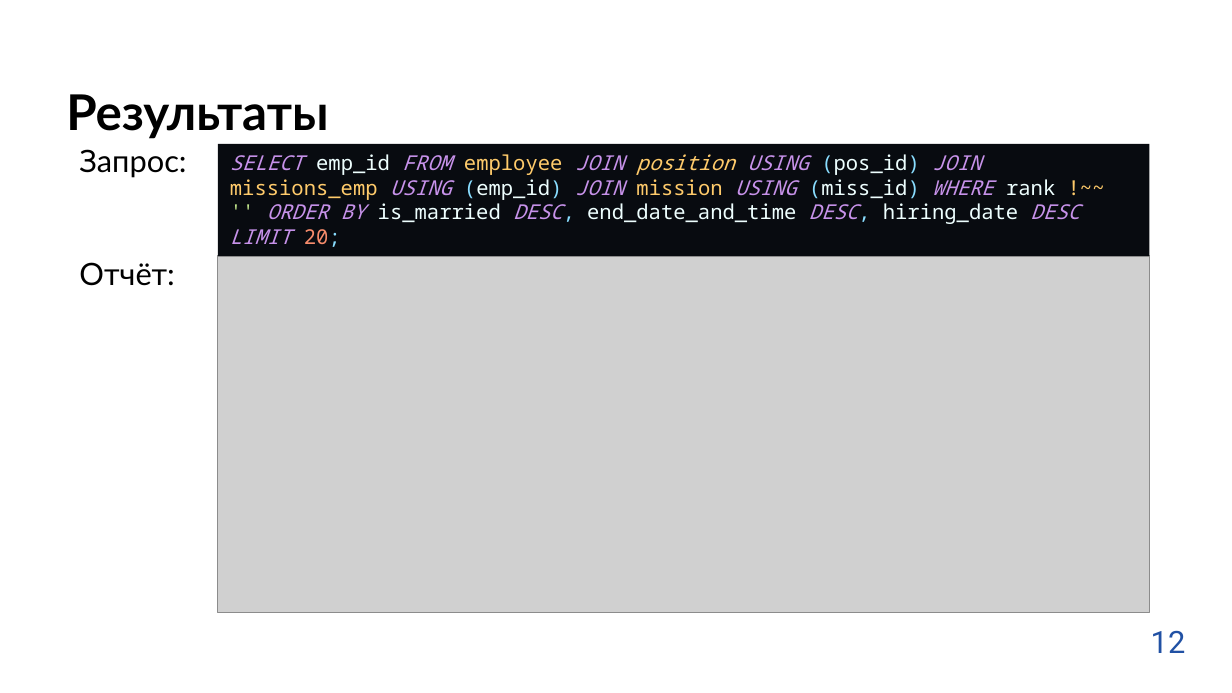
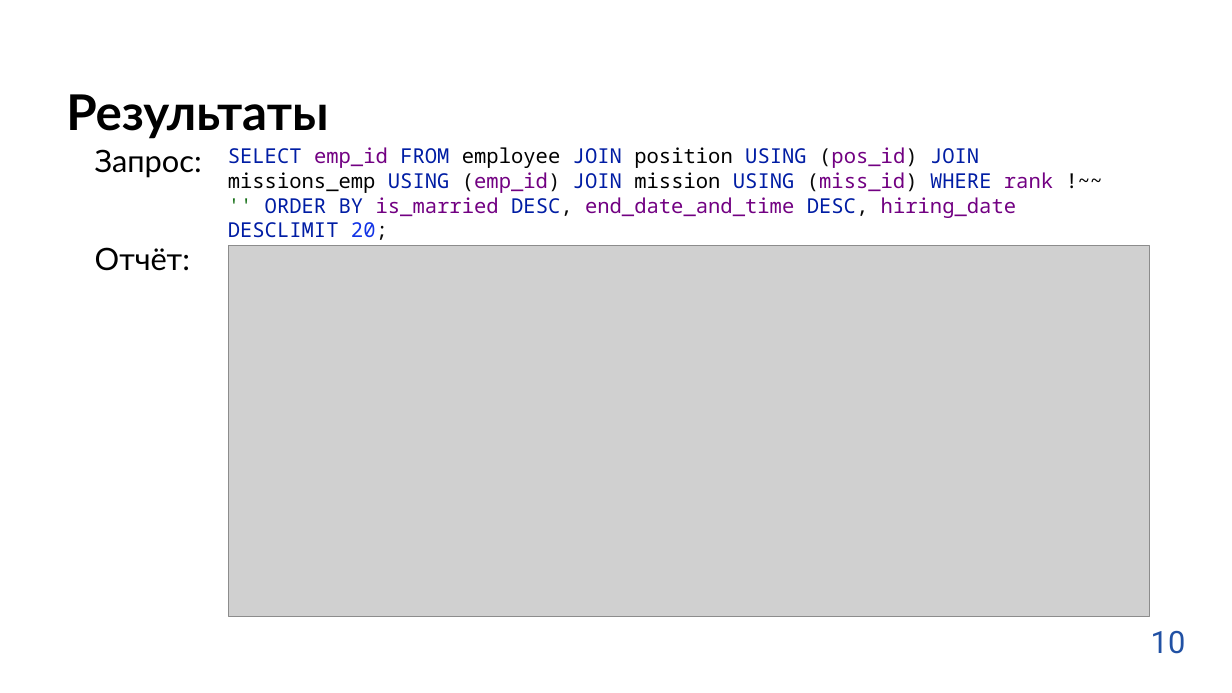
Before and after one commit to testpassword/Diploma-bachelor-degree-2022, a slide deck: slide 10 of docs/защита.pptx. Drawn at 1232x693 pixels with LibreOffice and Linux fonts; fonts in the diff are those of the drawing; grey boxes stand for pictures; background and template pictures are left out. Boxes give left, top, right and bottom in pixels: in the first picture for what was removed or moved away, otherwise in the second. Text is boxed around its words. In the diff, an @@ line names an element or a change of style, - is before the commit and + after.

```diff
--- a/docs/защита.pptx
+++ b/docs/защита.pptx
@@ text "Запрос:": place and size @@
-text "Запрос:" at bbox=[79, 149, 186, 178]
+text "Запрос:" at bbox=[95, 149, 202, 178]
@@ text "SELECT emp_id FROM employee JOIN ...": place and size @@
-text "SELECT emp_id FROM employee JOIN ..." at bbox=[218, 144, 1149, 256]
+text "SELECT emp_id FROM employee JOIN ..." at bbox=[228, 147, 1053, 240]
@@ text "SELECT emp_id FROM employee JOIN ..." at bbox=[228, 147, 1053, 240]: fill #080B10 to none @@
@@ text at bbox=[228, 147, 1053, 240]: text changed; text colour #EEFFFF to #720082 @@
-SELECT emp_id FROM employee JOIN position USING (pos_id) JOIN missions_emp USING (emp_id) JOIN mission USING (miss_id) WHERE rank !~~ '' ORDER BY is_married DESC, end_date_and_time DESC, hiring_date DESC LIMIT 20;
+SELECT emp_id FROM employee JOIN position USING (pos_id) JOIN missions_emp USING (emp_id) JOIN mission USING (miss_id) WHERE rank !~~ '' ORDER BY is_married DESC, end_date_and_time DESC, hiring_date DESCLIMIT 20;
@@ text "Отчёт:": place and size @@
-text "Отчёт:" at bbox=[79, 262, 174, 286]
+text "Отчёт:" at bbox=[95, 247, 190, 271]
@@ picture: place and size @@
-picture at bbox=[218, 256, 1149, 614]
+picture at bbox=[229, 246, 1151, 617]
@@ text at bbox=[1151, 631, 1186, 654]: text changed @@
-12
+10
```
Also in this commit, not shown: 10 other slides changed, 1 slide added, 3 other files.
